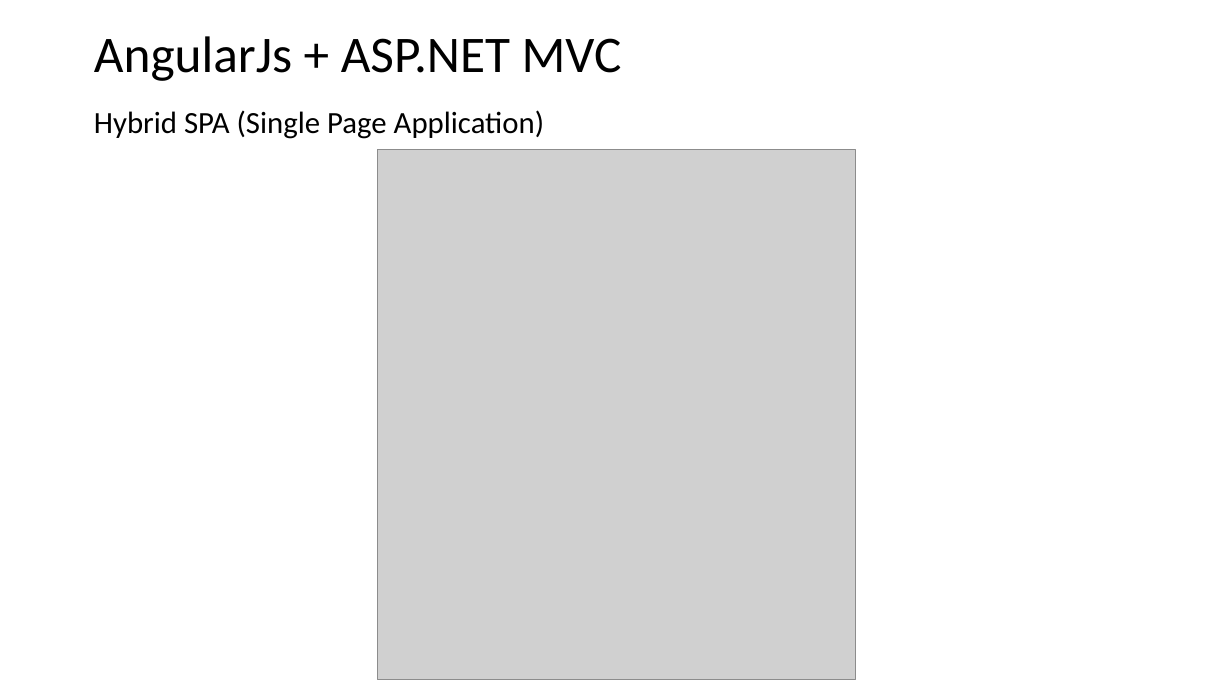
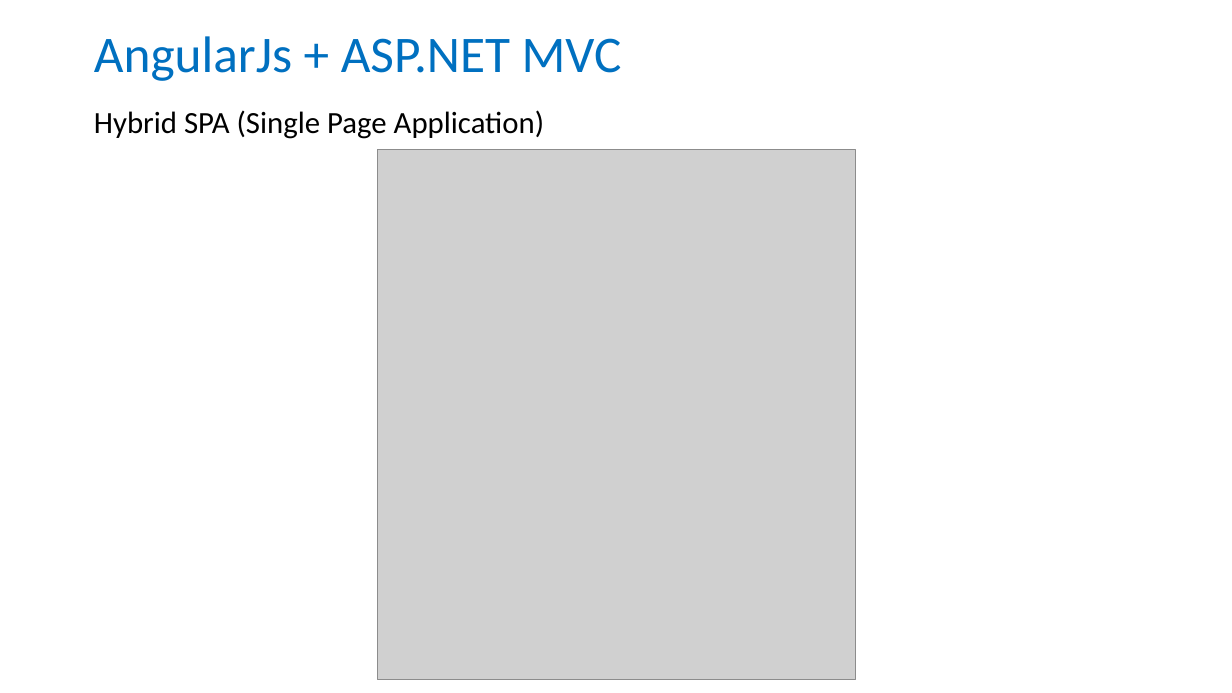
Before and after one commit to twisha/whyspa, a slide deck: slide 1 of Diagram/AngularJs + ASP.pptx. Drawn at 1232x693 pixels with LibreOffice and Linux fonts; fonts in the diff are those of the drawing; grey boxes stand for pictures. Boxes give left, top, right and bottom in pixels: in the first picture for what was removed or moved away, otherwise in the second. Text is boxed around its words. In the diff, an @@ line names an element or a change of style, - is before the commit and + after.

```diff
--- a/Diagram/AngularJs + ASP.pptx
+++ b/Diagram/AngularJs + ASP.pptx
@@ title "AngularJs + ASP.NET MVC" at <box>94,36,622,81</box>: text colour #000000 to #0070C0 @@
```
Also in this commit, not shown: 2 slides added, 40 other files.
